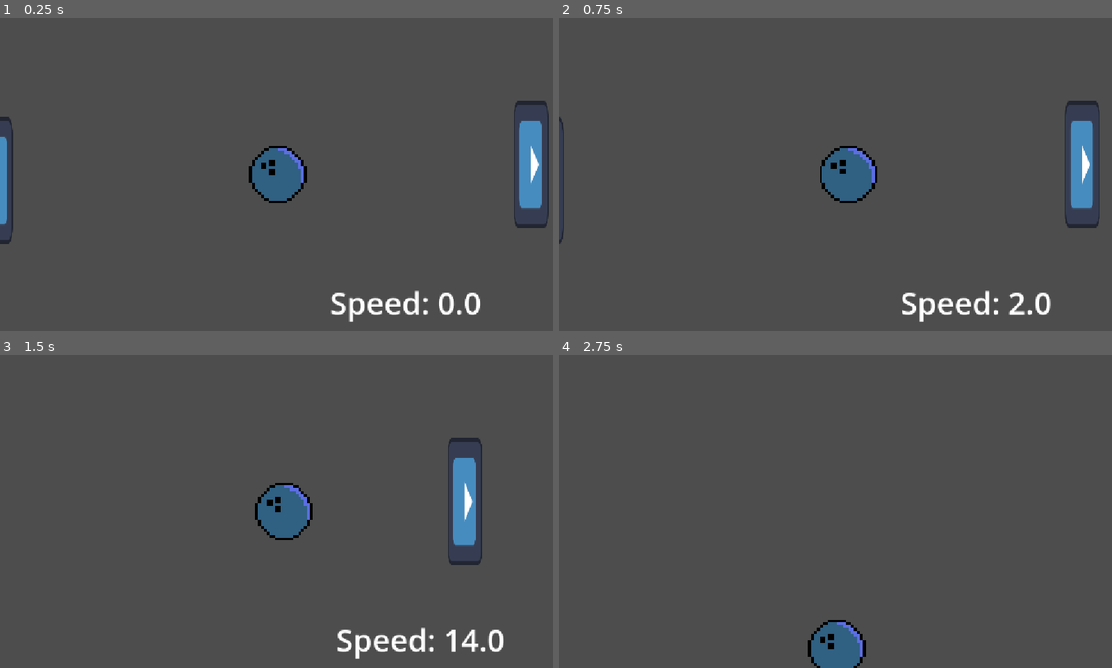
Above: before the commit, frames 1-4 (two rows, left to right).
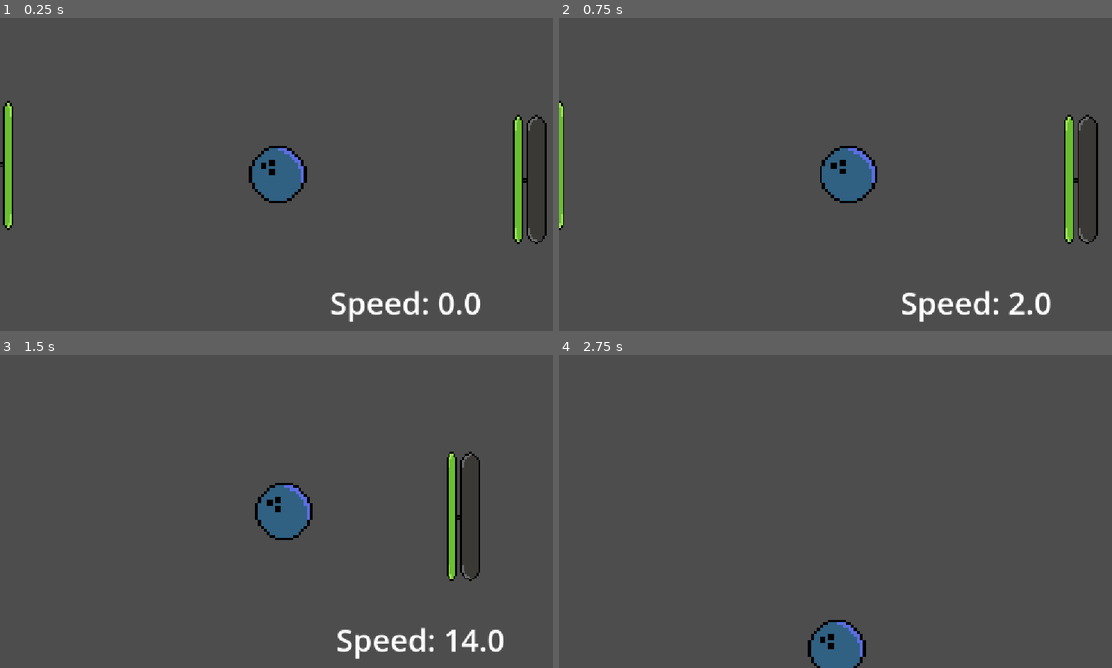
Above: after the commit, the same moments.

Repository: OlusenBg/Strikegame
Game: Godot game, scene res://Main.tscn
Same seed, same stepped clock (60 frames per second), same inputs: the game is played once before the commit and once after it. The engine's default icon, where the game draws it, is replaced by a stand-in: a white triangle on a blue panel in a dark square.
Inputs:
- Up to frame 1 (0.25 s): no input
- Up to frame 2 (0.75 s): tap Enter at 0.5 s; hold Right (move_right) from 0.53 s (still down)
- Up to frame 3 (1.5 s): release Right (move_right) at 1.28 s; hold S (down) from 1.28 s (still down)
- Up to frame 4 (2.75 s): release S (down) at 2.03 s; hold Right (move_right) from 2.03 s (still down)

The runs differ from the first frame. In frame 1, 3.4% of the frame differs, in the area x 0-100%, y 26-73%; in frame 2, 2.8%; in frame 3, 2.4%; in frame 4, nothing differs.

Commit message:
added good sprites

Diff:
--- a/Main.tscn
+++ b/Main.tscn
@@ -23,8 +23,8 @@
 
 [node name="walls" parent="." unique_id=189394994 instance=ExtResource("3_r0du0")]
 position = Vector2(-585, -4)
-rotation = -1.5707964
+rotation = 1.5707964
 
 [node name="walls2" parent="." unique_id=172413421 instance=ExtResource("3_r0du0")]
 position = Vector2(524, -4)
-rotation = 1.5707964
+rotation = -1.5707964
--- a/bouncewalls.tscn
+++ b/bouncewalls.tscn
@@ -1,7 +1,7 @@
 [gd_scene format=3 uid="uid://ce4hk6tf8lxq"]
 
 [ext_resource type="Script" uid="uid://bujavkn1fc811" path="res://bouncewalls.gd" id="1_oitg0"]
-[ext_resource type="Texture2D" uid="uid://db8i5dd0vnqd0" path="res://icon.svg" id="1_xxkwp"]
+[ext_resource type="Texture2D" uid="uid://vp056r76bej3" path="res://Sprites/Wall Bouncy Openl.png" id="2_oitg0"]
 
 [sub_resource type="RectangleShape2D" id="RectangleShape2D_t71yc"]
 size = Vector2(261, 67)
@@ -10,9 +10,11 @@
 script = ExtResource("1_oitg0")
 
 [node name="Sprite2D" type="Sprite2D" parent="." unique_id=908772262]
-position = Vector2(-16.499998, -1)
-scale = Vector2(2.0546875, 0.5625)
-texture = ExtResource("1_xxkwp")
+texture_filter = 1
+position = Vector2(-14.587564, -1.9356371)
+rotation = -1.5707964
+scale = Vector2(3.4611235, 3.3271887)
+texture = ExtResource("2_oitg0")
 
 [node name="CollisionShape2D" type="CollisionShape2D" parent="." unique_id=1512216907]
 position = Vector2(-13.5, -0.5)
--- a/spiked_walls.tscn
+++ b/spiked_walls.tscn
@@ -1,7 +1,7 @@
 [gd_scene format=3 uid="uid://8a146ljcpp1v"]
 
 [ext_resource type="Script" uid="uid://sqbfxfxk3gig" path="res://spiked_walls.gd" id="1_3jfk2"]
-[ext_resource type="Texture2D" uid="uid://db8i5dd0vnqd0" path="res://icon.svg" id="2_23b20"]
+[ext_resource type="Texture2D" uid="uid://3p3ujssu2rtd" path="res://Sprites/Wall Spiky.png" id="2_3jfk2"]
 
 [sub_resource type="RectangleShape2D" id="RectangleShape2D_t71yc"]
 size = Vector2(262, 65)
@@ -14,8 +14,10 @@
 shape = SubResource("RectangleShape2D_t71yc")
 
 [node name="Sprite2D" type="Sprite2D" parent="." unique_id=1347106826]
-position = Vector2(-15.599998, 17.5)
-scale = Vector2(2.05625, 0.5546875)
-texture = ExtResource("2_23b20")
+texture_filter = 1
+position = Vector2(-13.099968, 13.75)
+rotation = -1.5707964
+scale = Vector2(3.4312494, 3.367188)
+texture = ExtResource("2_3jfk2")
 
 [connection signal="body_shape_entered" from="." to="." method="_on_body_shape_entered"]
